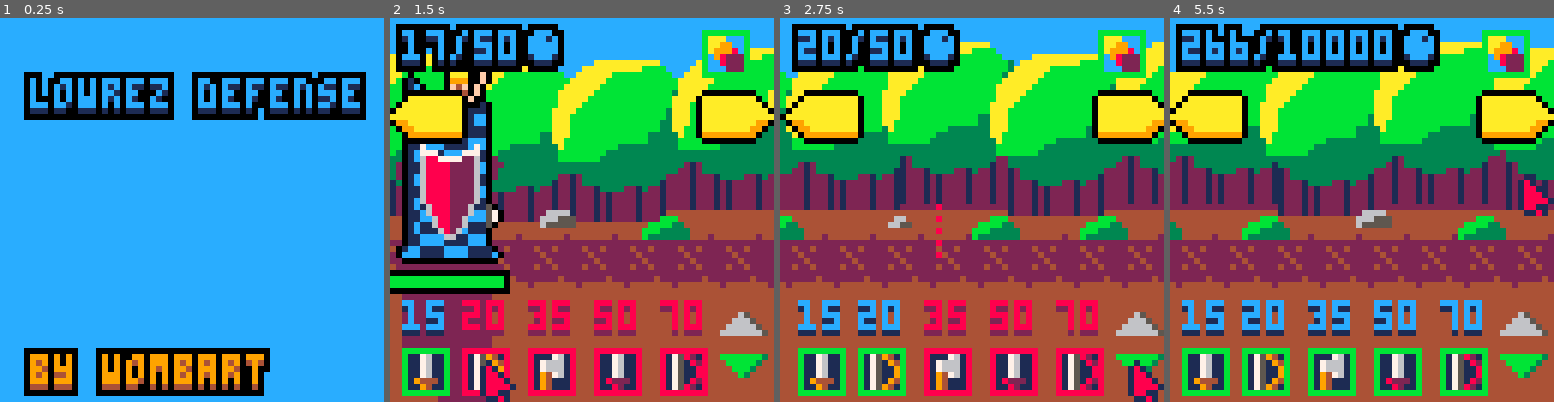
Above: before the commit, frames 1-4 (left to right).
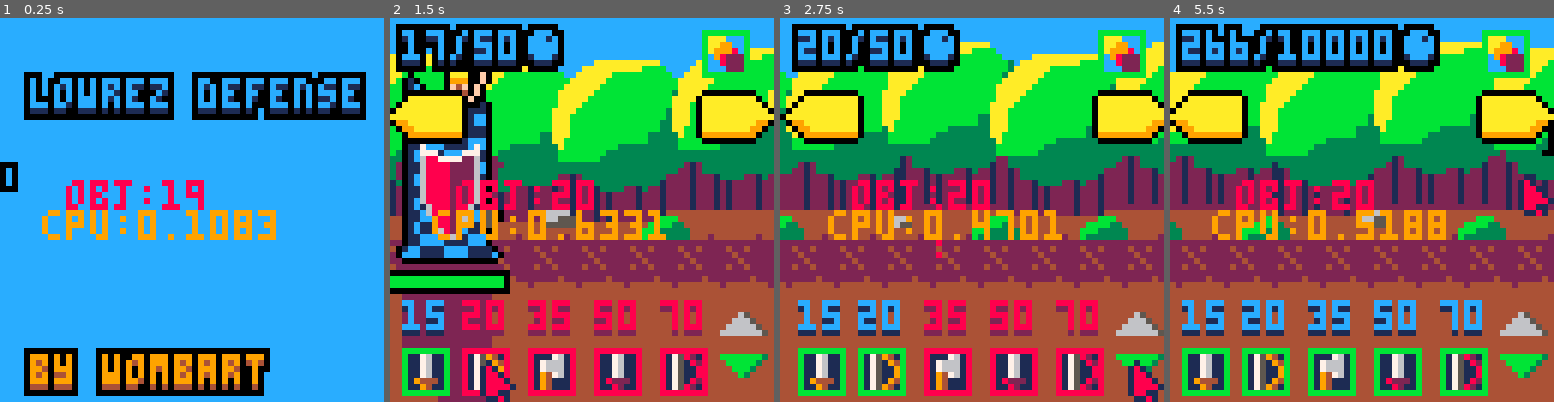
Above: after the commit, the same moments.

Repository: TThanushan/lowrez_defense
Game: PICO-8 cartridge lowzdefense.p8
The game is run twice, just before and just after one commit, with the same random seed, the same clock (stepped at 60 frames per second) and the same inputs.
Inputs (mouse positions are in pixels of both pictures, inside the frame that each line leads up to):
- Up to frame 1 (0.25 s): no input
- Up to frame 2 (1.5 s): tap X (X key) at 0.33, 1.07 s; click (670, 121) at 0.67 s; click (436, 267) at 1.22 s
- Up to frame 3 (2.75 s): hold Right 1.6-2.1 s; click (887, 114) at 1.77 s; tap X (X key) at 1.85 s; click (952, 259) at 2.32 s; hold Right from 2.47 s (still down)
- Up to frame 4 (5.5 s): click (1404, 106) at 2.87 s; tap X (X key) at 2.97, 4.08, 5.2 s; release Right at 3.03 s; hold Left 3.08-3.58 s; click (1465, 256) at 3.42 s; click (1231, 102) at 3.97 s; hold Right 4.02-4.68 s; click (1292, 248) at 4.52 s; click (1354, 94) at 5.07 s; hold Left from 5.08 s (still down)

The runs differ from the first frame. In frame 1, 3.6% of the frame differs, in the area x 0-72%, y 37-58%; in frame 2, 3.3%; in frame 3, 3.2%; in frame 4, 3.6%, in the area x 10-100%, y 28-58%.

Commit message:
1 Improved the mouse position accuracy (reduce the mouse position by 32 on x and y). 2 Replacing distance by fast_distance (without squareroot) seems to not change the performance, need more research.

Diff:
--- a/lowzdefense.p8
+++ b/lowzdefense.p8
@@ -9,7 +9,7 @@
 do_once ,left_click_once_timer, modx, mody, button_line = 'start',{},{},
  0 ,0, false,nil,0, false,0,0,0,0
 
-local debugmode = false
+local debugmode = true
 local main_camera,mouse,turret,enemy_tower
 
 local spawner_infos = {x=0, y=0, tag='spawner', properties={timer=0, time_between_spawn=15, alivee=0, enemy_limit = 20}}
@@ -1124,8 +1124,20 @@
  return sqrt((x1 - x0)^2+(y1 - y0)^2)*100
 end
 
--- function fast_distance(current, target, yaxis)
-
+-- function distance(current, target)
+--  local x0, y0, x1, y1 = current.x/100, current.y/100, target.x/100, current.y/100
+--  local current = {x = x0, y = y0}
+--  local target = {x = x1, y = y1}
+--  -- if target == nil then return nil end
+--  return sqrt(fast_distance(current, target))
+-- end
+
+-- function distance(current, target)
+--  local x0, y0, x1, y1 = current.x/100, current.y/100, target.x/100, current.y/100
+--  local current = {x = x0, y = y0}
+--  local target = {x = x1, y = y1}
+
+--  return ((target.x - current.x)^2 + (target.y - current.y)^2)*100
 -- end
 
 function move_toward(current, target, move_speed)
